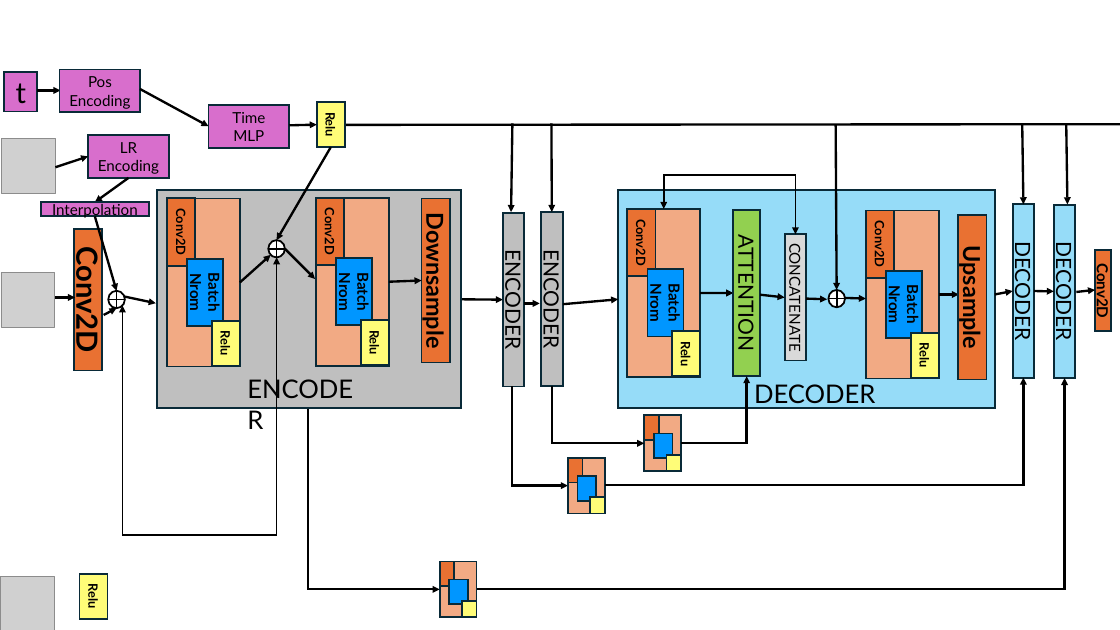
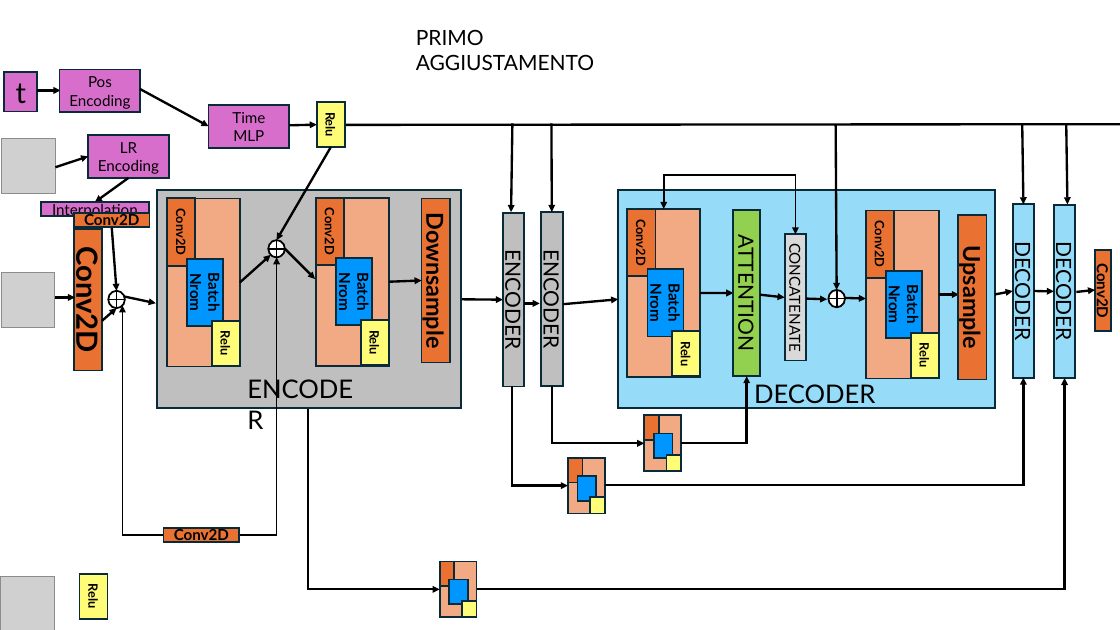
Before and after one commit to AdrianoEttari/pansharpening, a slide deck: slide 5 of models_representation.pptx (slide 4 before the commit). Drawn at 1120x630 pixels with LibreOffice and Linux fonts; fonts in the diff are those of the drawing; grey boxes stand for pictures. Boxes give left, top, right and bottom in pixels: in the first picture for what was removed or moved away, otherwise in the second. Text is boxed around its words. In the diff, an @@ line names an element or a change of style, - is before the commit and + after.

```diff
--- a/models_representation.pptx
+++ b/models_representation.pptx
@@ text added at bbox=[416, 29, 594, 70], 18 pt, text #000000 @@
+PRIMO AGGIUSTAMENTO
@@ rectangle added at bbox=[74, 213, 150, 227], fill #E97132, outline #092A39 1.5 pt, 13 pt, text #000000, bold @@
+Conv2D
@@ arrow moved from (95, 217) - (117, 291) to (112, 227) - (117, 291) @@
@@ arrow moved from (103, 315) - (117, 308) to (102, 321) - (117, 308) @@
@@ rectangle added at bbox=[164, 528, 239, 542], fill #E97132, outline #092A39 1.5 pt, 13 pt, text #000000, bold @@
+Conv2D
```
Also in this commit, not shown: 2 slides added, 2 other files.
